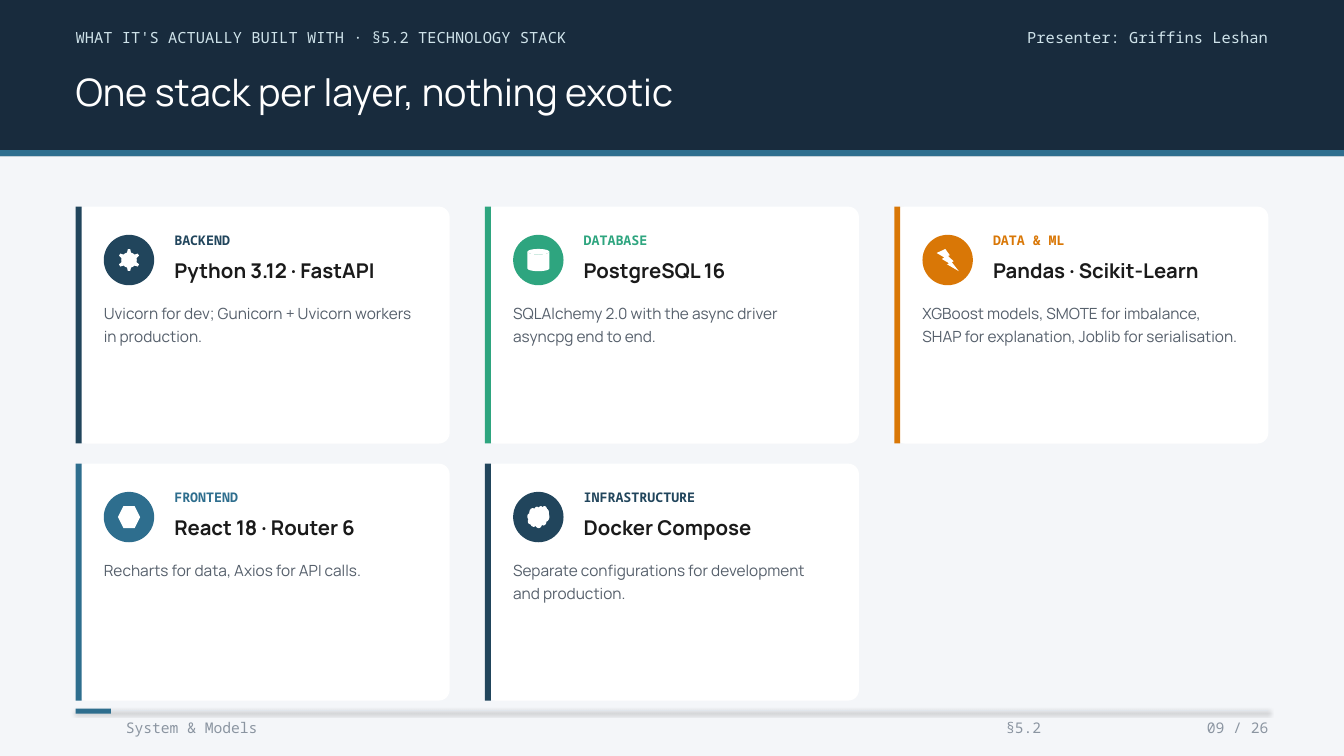
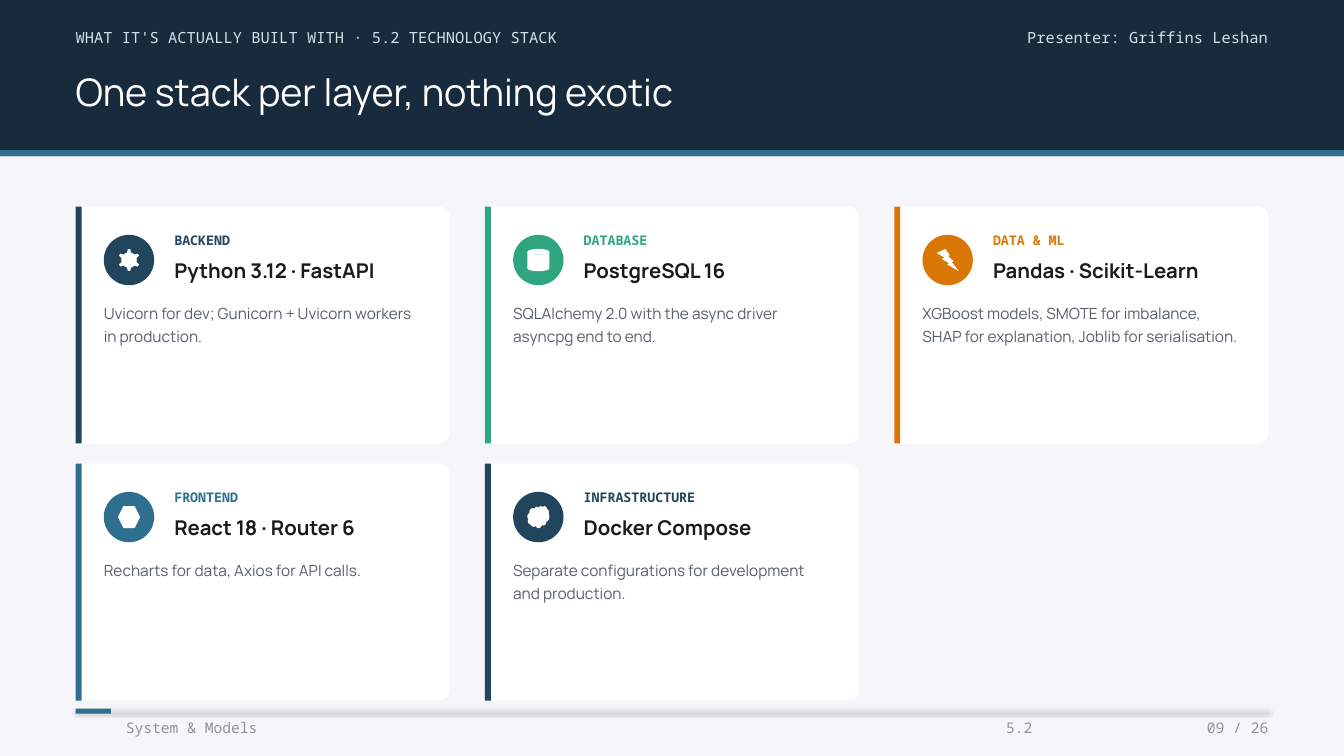
Before and after one commit to KOI-Capstone-Project/EDAPTv2, a slide deck: slide 11 of EDAPT_v2_Presentation.pptx (slide 9 before the commit). Drawn at 1344x756 pixels with LibreOffice and Linux fonts; fonts in the diff are those of the drawing. Boxes give left, top, right and bottom in pixels: in the first picture for what was removed or moved away, otherwise in the second. Text is boxed around its words. In the diff, an @@ line names an element or a change of style, - is before the commit and + after.

```diff
--- a/EDAPT_v2_Presentation.pptx
+++ b/EDAPT_v2_Presentation.pptx
@@ text at box(76, 32, 557, 43): text changed @@
-WHAT IT'S ACTUALLY BUILT WITH · §5.2 TECHNOLOGY STACK
+WHAT IT'S ACTUALLY BUILT WITH · 5.2 TECHNOLOGY STACK
@@ text at box(1006, 722, 1032, 733): text changed @@
-§5.2
+5.2
```
Also in this commit, not shown: 24 other slides changed, 10 slides added, 4 other files.
